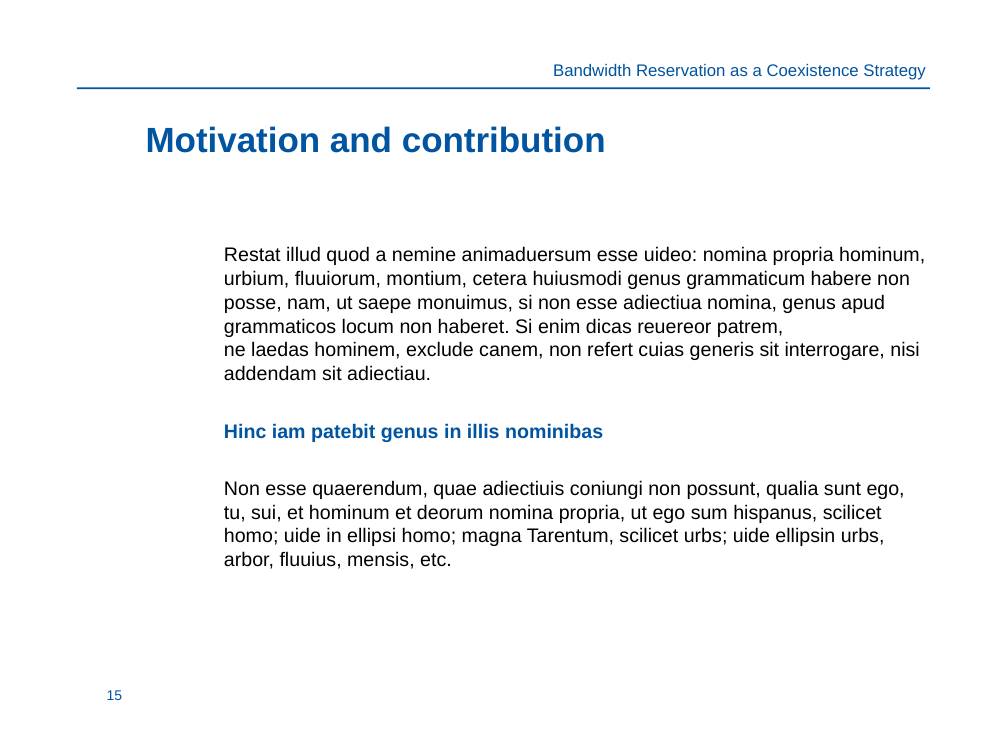
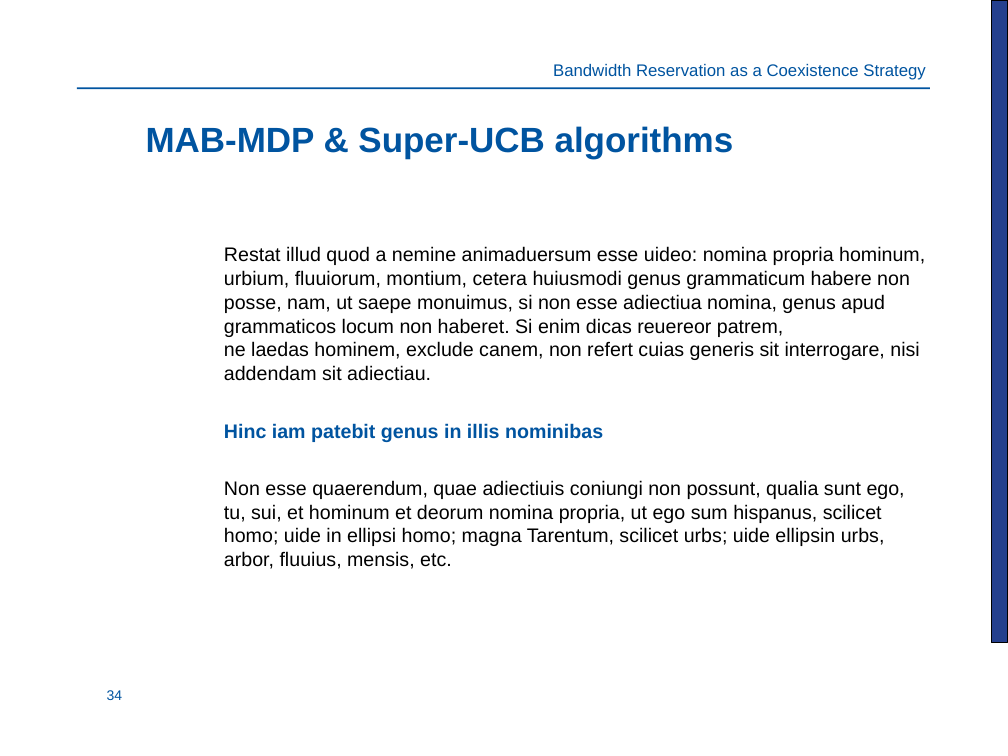
Before and after one commit to Mario-LopezTelecom/phdTesis, a slide deck: slide 34 of presentation/UPCT.ppt (slide 15 before the commit). Drawn at 1008x756 pixels with LibreOffice and Linux fonts; fonts in the diff are those of the drawing; background and template pictures are left out. Boxes give left, top, right and bottom in pixels: in the first picture for what was removed or moved away, otherwise in the second. Text is boxed around its words. In the diff, an @@ line names an element or a change of style, - is before the commit and + after.

```diff
--- a/presentation/UPCT.ppt
+++ b/presentation/UPCT.ppt
@@ rectangle added at <box>991,0,1008,643</box>, fill #25408E, outline #000000 0.74 pt @@
@@ text at <box>146,126,734,159</box>: text changed @@
-Motivation and contribution
+MAB-MDP & Super-UCB algorithms
@@ page number at <box>107,690,123,700</box>: text changed @@
-15
+34
```
Also in this commit, not shown: 20 other slides changed, 19 slides added, 5 other files.
